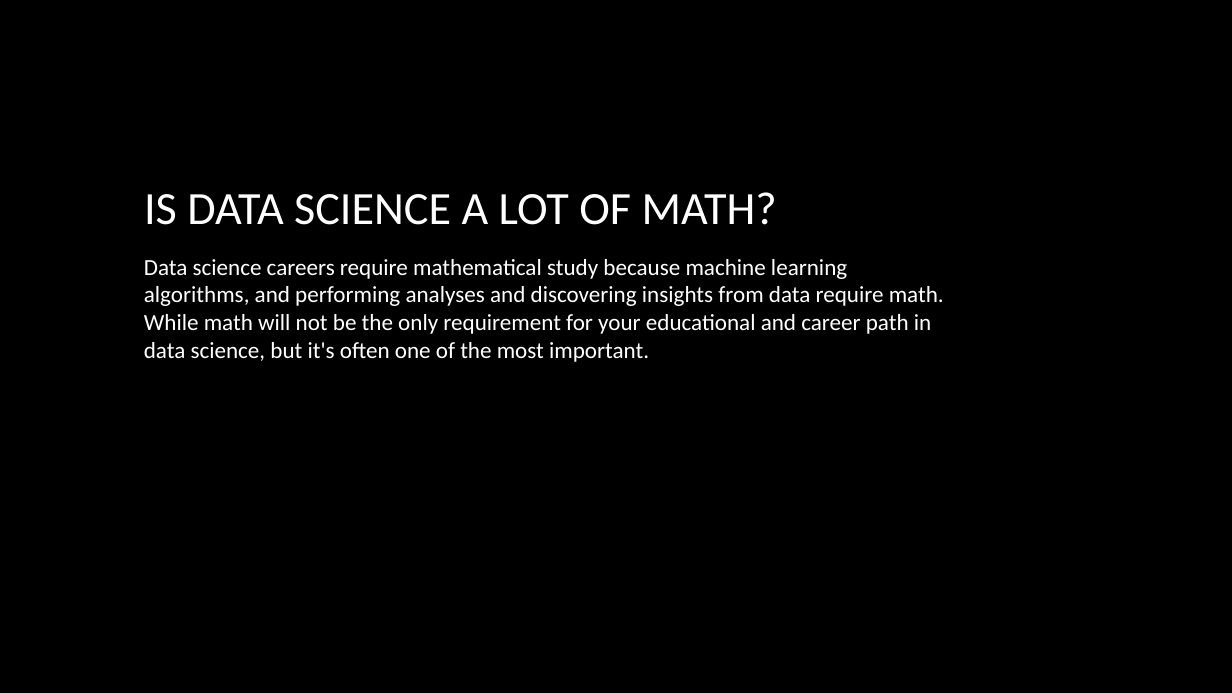
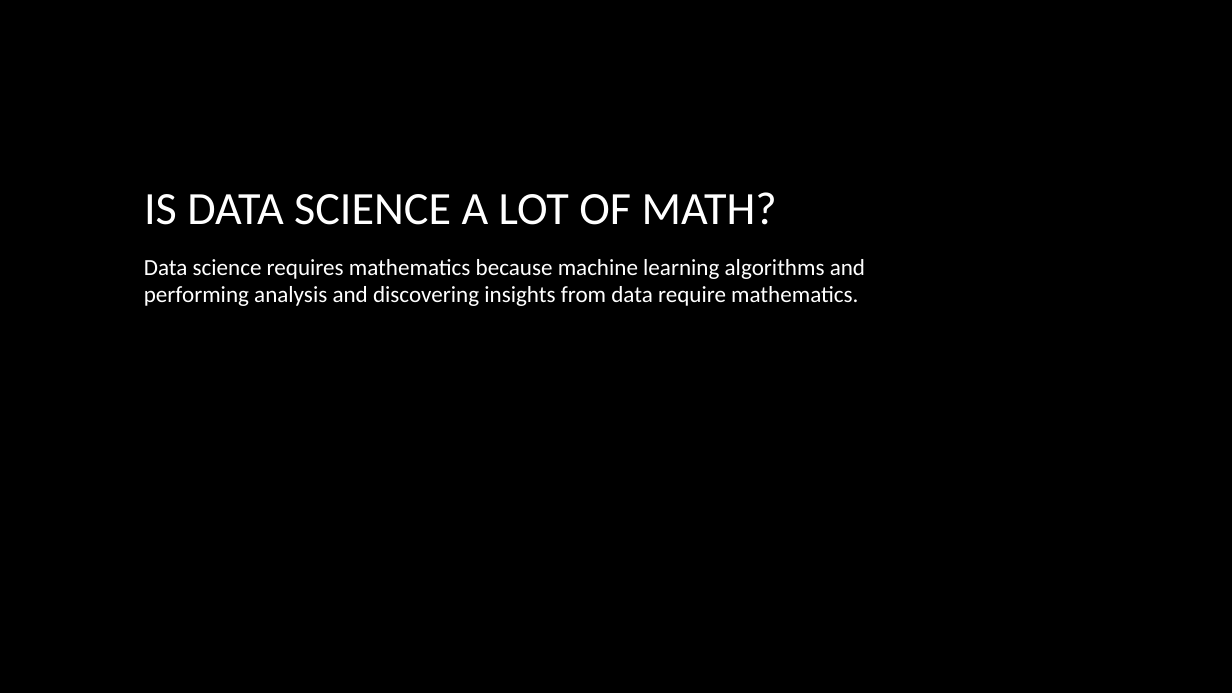
Before and after one commit to dalikey/portfolio-data-science, a slide deck: slide 6 of What is Data Science.pptx (slide 7 before the commit). Drawn at 1232x693 pixels with LibreOffice and Linux fonts; fonts in the diff are those of the drawing; background and template pictures are left out. Boxes give left, top, right and bottom in pixels: in the first picture for what was removed or moved away, otherwise in the second. Text is boxed around its words. In the diff, an @@ line names an element or a change of style, - is before the commit and + after.

```diff
--- a/What is Data Science.pptx
+++ b/What is Data Science.pptx
@@ text at bbox=[144, 259, 865, 306]: text changed @@
-Data science careers require mathematical study because machine learning algorithms, and performing analyses and discovering insights from data require math. While math will not be the only requirement for your educational and career path in data science, but it's often one of the most important.
+Data science requires mathematics because machine learning algorithms and performing analysis and discovering insights from data require mathematics.
```
Also in this commit, not shown: 5 other slides changed, 1 slide removed, 1 other file.
